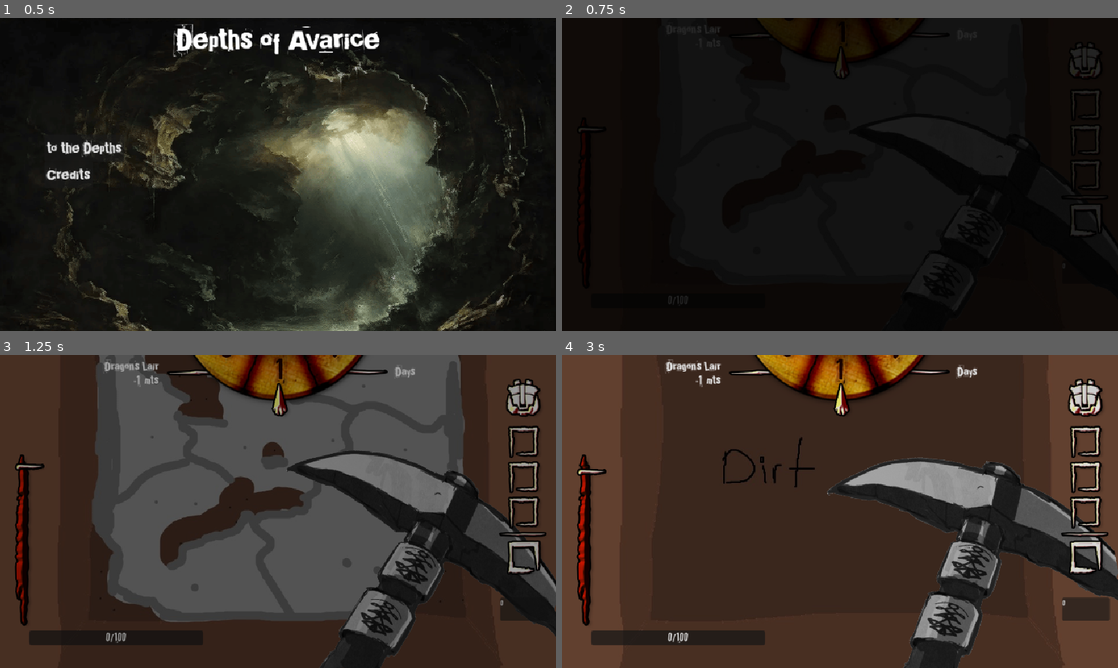
Above: before the commit, frames 1-4 (two rows, left to right).
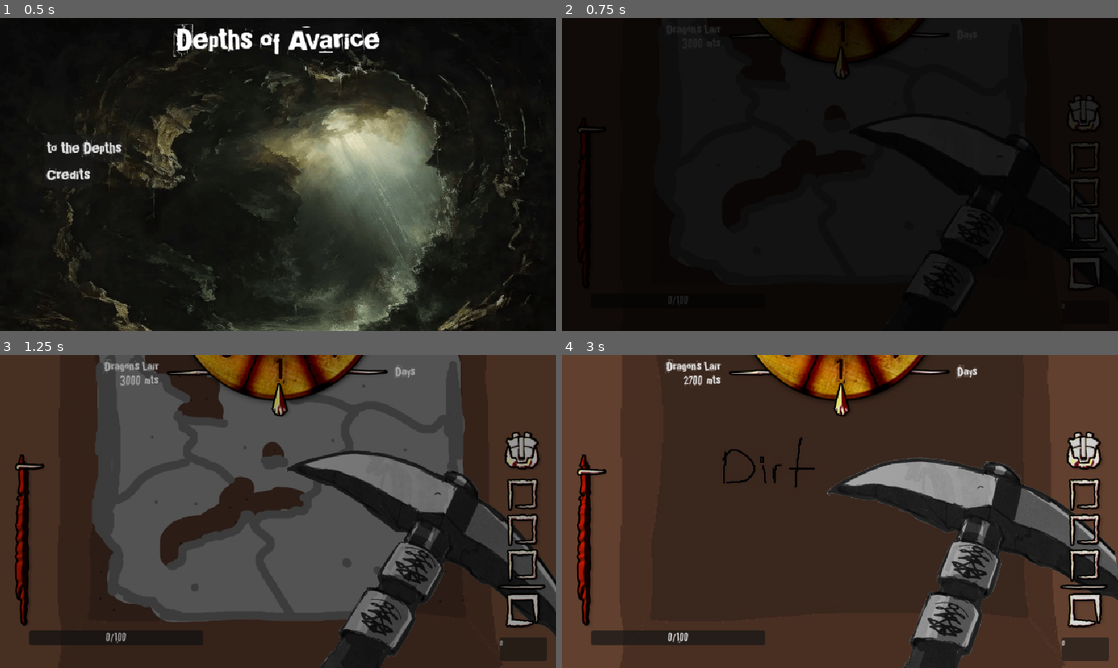
Above: after the commit, the same moments.

Repository: TezzyBear/brackeys-2025-2
Game: Godot game, scene res://scenes/ui/main_menu.tscn
The game is run twice, just before and just after one commit, with the same random seed, the same clock (stepped at 60 frames per second) and the same inputs.
Inputs (mouse positions are in pixels of both pictures, inside the frame that each line leads up to):
- Up to frame 1 (0.5 s): no input
- Up to frame 2 (0.75 s): click "to the Depths" at 0.5 s
- Up to frame 3 (1.25 s): no input
- Up to frame 4 (3 s): move the mouse to (962, 495) at 1.27 s; tap 1 (hack_1) at 1.35, 2.3, 2.85 s; click (962, 495) at 1.42 s; move the mouse to (728, 527) at 2.02 s; click (728, 527) at 2.1 s; move the mouse to (895, 442) at 2.77 s; click (895, 442) at 2.92 s

Frame 1 is identical in both runs. In frame 2, 0.8% of the frame differs, in the area x 90-98%, y 8-87%; in frame 3, 3.7%; in frame 4, 4.3%, in the area x 21-99%, y 6-98%.

Commit message:
export html config + distance counter

Diff:
--- a/project.godot
+++ b/project.godot
@@ -62,3 +62,4 @@
 [rendering]
 
 renderer/rendering_method="mobile"
+textures/vram_compression/import_etc2_astc=true
--- a/scenes/ui/canvas_ui.tscn
+++ b/scenes/ui/canvas_ui.tscn
@@ -20,16 +20,20 @@
 anchor_top = 0.5
 anchor_right = 1.0
 anchor_bottom = 0.5
-offset_left = -97.0
-offset_top = 148.0
-offset_right = -15.0
-offset_bottom = 188.0
+offset_left = -98.0
+offset_top = 217.0
+offset_right = -16.0
+offset_bottom = 257.0
 grow_horizontal = 0
 grow_vertical = 2
 
 [node name="PanelTime" parent="." instance=ExtResource("4_thgxd")]
 
 [node name="PanelInventory" parent="." instance=ExtResource("5_cxcp1")]
+offset_left = -42.0
+offset_top = 71.0
+offset_right = -2.0
+offset_bottom = 111.0
 
 [node name="PanelBuffs" parent="." instance=ExtResource("6_cxcp1")]
 offset_left = 72.0
--- a/scripts/managers/game_manager.gd
+++ b/scripts/managers/game_manager.gd
@@ -20,6 +20,7 @@
 @onready var gold_ui: UIGold = $CanvasUI/PanelGold
 @onready var time_ui: UITime = $CanvasUI/PanelTime
 @onready var inventory_ui: UIInventory = $CanvasUI/PanelInventory
+@onready var distance_ui: UIDistance = $CanvasUI/PanelDistance
 
 var rendered_scene: SceneManager = null
 var dig_scene: DigSceneManager = null
@@ -35,6 +36,7 @@
 var fatigue := 0.0 #cap 100
 var gold := 0
 var inventory: Array[ActiveItemAgent] = [null, null, null]
+var distance: int = 3000
 
 func _ready() -> void:
 	if not instance:
@@ -49,6 +51,7 @@
 	transition_to_scene(load("res://scenes/dig.tscn"))
 	_initialize_time_wheel()
 	_initialize_sound_bar()
+	distance_ui.distance_show(distance)
 	fatigue_ui.on_fatigue_treshold_reached.connect(_handle_fatigue_treshold_reached)
 
 	#add_item(ItemManager.create_item_from_resource(load("res://assets/data/items/cursed_runestone.tres")))
@@ -115,6 +118,8 @@
 		return
 
 	level_index += 1
+	distance -= 100
+	distance_ui.distance_show(distance)
 	print("Position: ", level_index)
 
 	var current_step: Step = get_current_step()
--- a/scripts/ui/panel_distance.gd
+++ b/scripts/ui/panel_distance.gd
@@ -3,3 +3,6 @@
 class_name UIDistance
 
 @onready var label_distance: Label = $Value
+
+func distance_show(distance: int) -> void:
+	label_distance.text = str(distance)
Not shown, changed: export_presets.cfg
